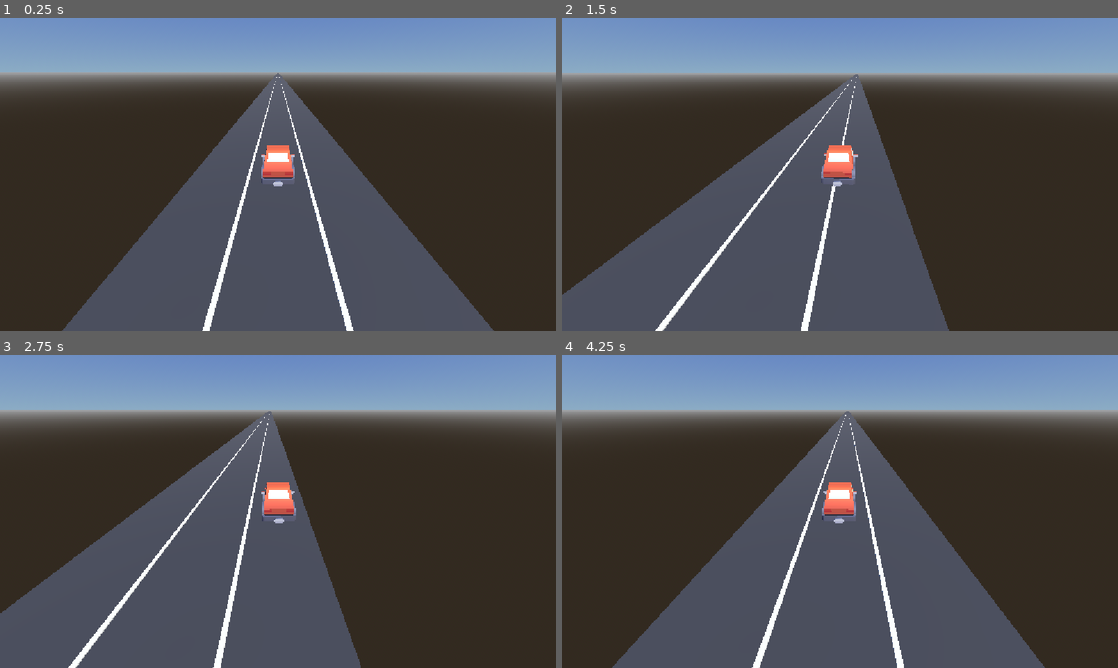
Above: before the commit, frames 1-4 (two rows, left to right).
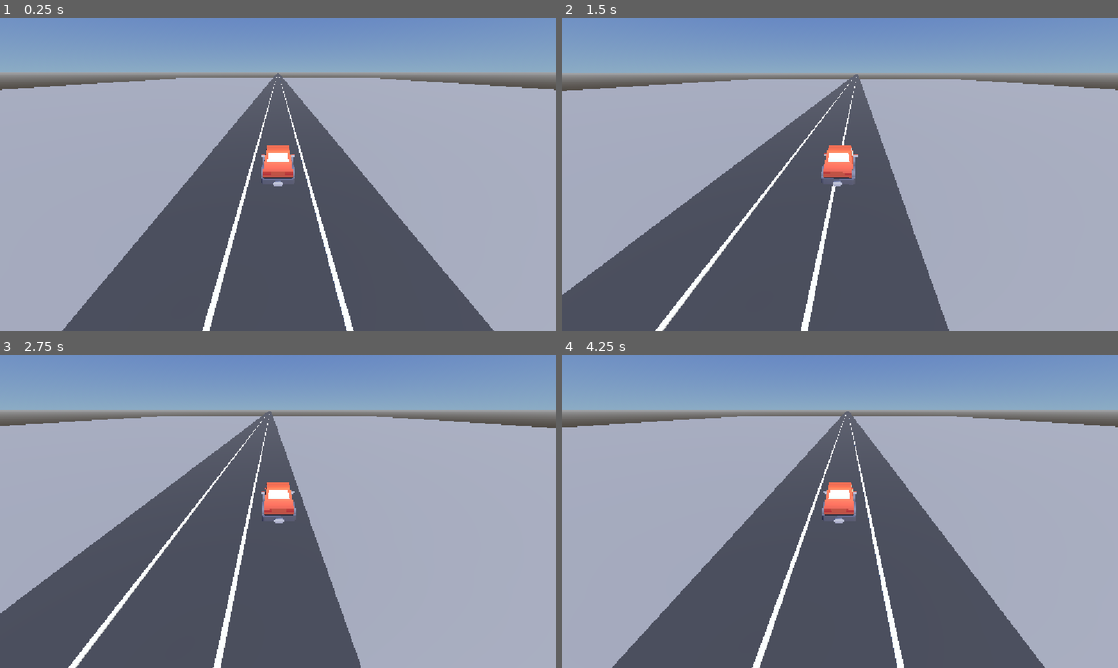
Above: after the commit, the same moments.

Repository: tiago-xavier-braga/LearnGodotEngine
Game: Godot game, scene res://scenes/levels/lvl_game.tscn
Same seed, same stepped clock (60 frames per second), same inputs: the game is played once before the commit and once after it.
Inputs:
- Up to frame 1 (0.25 s): no input
- Up to frame 2 (1.5 s): hold D (move_right) 0.53-1.28 s; hold A (move_left) from 1.28 s (still down)
- Up to frame 3 (2.75 s): release A (move_left) at 2.03 s; hold D (move_right) from 2.03 s (still down)
- Up to frame 4 (4.25 s): release D (move_right) at 3.53 s; hold A (move_left) from 3.53 s (still down)

The runs differ from the first frame. In frame 1, 47% of the frame differs, in the area x 0-100%, y 19-100%; in frame 2, 48%; in frame 3, 48%; in frame 4, 47%.

Commit message:
feat: added object-follow component and wired it into the level

Diff:
--- a/scenes/levels/lvl_game.tscn
+++ b/scenes/levels/lvl_game.tscn
@@ -2,6 +2,7 @@
 
 [ext_resource type="PackedScene" uid="uid://cp76h556o4rg3" path="res://scenes/cars/car.tscn" id="1_car"]
 [ext_resource type="Script" uid="uid://b6oxua1f23r7i" path="res://scripts/components/camera_follow.gd" id="2_cam"]
+[ext_resource type="Script" uid="uid://cttsjaib3qp02" path="res://scripts/components/object_follow.gd" id="3_y4oy0"]
 
 [sub_resource type="ProceduralSkyMaterial" id="ProceduralSkyMaterial_sky"]
 sky_top_color = Color(0.2986172, 0.42893282, 0.763077, 1)
@@ -34,6 +35,8 @@
 [sub_resource type="StandardMaterial3D" id="StandardMaterial3D_lane"]
 albedo_color = Color(0.8706, 0.8706, 0.8353, 1)
 roughness = 0.8
+
+[sub_resource type="BoxMesh" id="BoxMesh_xoaip"]
 
 [node name="LvlGame" type="Node3D" unique_id=352231823]
 
@@ -76,3 +79,11 @@
 [node name="DirectionalLight3D" type="DirectionalLight3D" parent="." unique_id=1747358899]
 transform = Transform3D(0.9204788, 7.450581e-09, 0.3907925, -0.31028453, 0.60793334, 0.73084915, -0.23757577, -0.793988, 0.5595898, 0, 0, 0)
 light_energy = 1.5
+
+[node name="Node" type="Node3D" parent="." unique_id=369274875 node_paths=PackedStringArray("target")]
+script = ExtResource("3_y4oy0")
+target = NodePath("../Car")
+
+[node name="MeshInstance3D" type="MeshInstance3D" parent="Node" unique_id=1497184538]
+transform = Transform3D(144.37726, 0, 0, 0, 0.4835277, 0, 0, 0, 305.60742, 0, -0.30539274, 0)
+mesh = SubResource("BoxMesh_xoaip")
--- /dev/null
+++ b/scripts/components/object_follow.gd
@@ -0,0 +1,7 @@
+class_name ObjectFollow
+extends Node3D
+
+@export var target: Node3D
+
+func _process(_delta: float) -> void:
+	global_position.z = target.global_position.z
Not shown, added: scripts/components/object_follow.gd.uid
